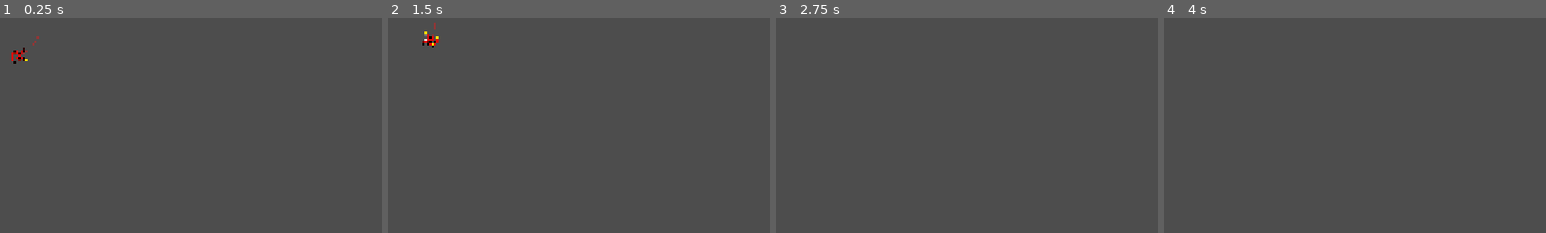
Above: before the commit, frames 1-4 (left to right).
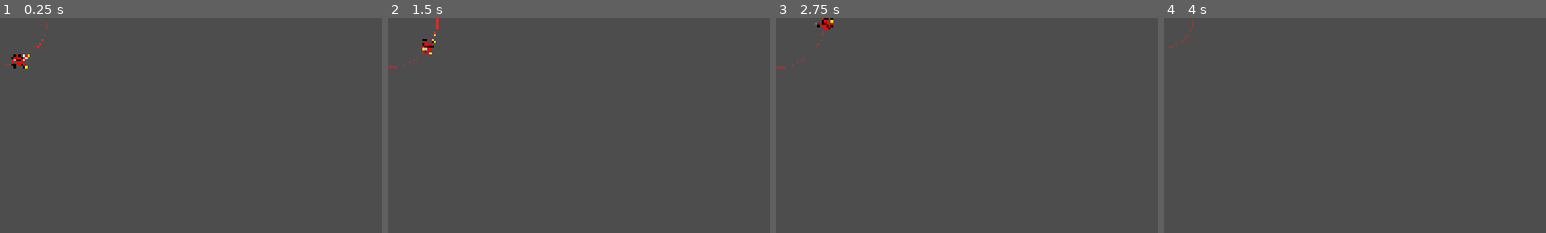
Above: after the commit, the same moments.

Repository: Silasdef/Spooky-Scary-Z
Game: Godot game, scene res://scenes/Weapons/CommunistBoomerang.tscn
Same seed, same stepped clock (60 frames per second), same inputs: the game is played once before the commit and once after it. This scene is started directly instead of the project's main scene. Sound files missing from this copy of the repository are replaced by a short silence.
Inputs (mouse positions are % of the whole screen's width and height, from its top left):
- Up to frame 1 (0.25 s): no input
- Up to frame 2 (1.5 s): tap Enter (ui_accept) at 0.5, 0.77, 1.25 s; move the mouse to (72, 45) at 0.52 s; hold Right (move_right) 0.53-1.28 s; tap Space (dash) at 0.6 s; move the mouse to (30, 55) at 1.27 s; hold Down (move_down) from 1.28 s (still down); tap E (interact) at 1.35 s
- Up to frame 3 (2.75 s): tap Enter (ui_accept) at 1.52, 2 s; move the mouse to (60, 28) at 2.02 s; release Down (move_down) at 2.03 s; hold Right (move_right) from 2.03 s (still down); tap Z at 2.1 s
- Up to frame 4 (4 s): move the mouse to (45, 70) at 2.77 s; release Right (move_right) at 2.78 s; hold Up (move_up) 2.78-3.53 s; tap Keypad Enter at 2.85 s; tap Enter (ui_accept) at 3.02, 3.5, 3.77 s; move the mouse to (80, 65) at 3.52 s; hold Left (move_left) from 3.53 s (still down); tap Q at 3.6 s
The pictures show only the part of the screen within x 0-50%, y 0-50%; the shares and areas given below are measured in that part.

The runs differ from the first frame. In frame 1, 0.4% of the frame differs, in the area x 1-13%, y 2-24%; in frame 2, 0.4%; in frame 3, 0.2%; in frame 4, less than 0.1%.

Commit message:
feat(weapons): enhance communist boomerang with multi-projectile upgrade and synergy
- Spawn multiple revolving sickles & hammers dynamically per weapon level (1 to 5)
- Grant +2 colossal orbital projectiles when Tayon passive synergy is active
- Add burning crimson and golden orbit trails for each active projectile

Diff:
--- a/scripts/Weapons/CommunistBoomerang.gd
+++ b/scripts/Weapons/CommunistBoomerang.gd
@@ -8,18 +8,18 @@
 const AUDIO_WHOOSH_PATH: String = "res://assets/audio/boomerang_whoosh.wav"
 
 # ==============================================================================
-# ÉQUILIBRAGE JAM (Boomerang Communiste : Faucille & Marteau orbitaux)
+# ÉQUILIBRAGE JAM (Boomerangs Communistes : Multi-Faucilles & Marteaux orbitaux)
 # ==============================================================================
 @export_group("Equilibrage Boomerang")
-@export var base_damage: float = 40.0             ## Dégâts infligés par tour / contact
-@export var orbit_radius: float = 120.0           ## Rayon de rotation autour du joueur
-@export var orbit_speed: float = 4.5              ## Vitesse angulaire de révolution (rad/s)
-@export var spin_speed: float = 18.0              ## Vitesse de rotation sur soi-même (rad/s)
-@export var cycle_interval: float = 2.5           ## Période entre chaque déploiement
-@export var weapon_level: int = 1                 ## Niveau de l'arme
+@export var base_damage: float = 40.0             ## Dégâts infligés par coup
+@export var orbit_radius: float = 125.0           ## Rayon de rotation de base autour du joueur
+@export var orbit_speed: float = 4.6              ## Vitesse angulaire de révolution (rad/s)
+@export var spin_speed: float = 19.0              ## Vitesse de rotation sur soi-même (rad/s)
+@export var cycle_interval: float = 2.4           ## Période de recharge entre deux déploiements
+@export var weapon_level: int = 1                 ## Niveau de l'arme (1 à 5)
 
 # Synergie passive
-var has_tayon_synergy: bool = false               ## Synergie Tayon : Rayon colossal et double projectile
+var has_tayon_synergy: bool = false               ## Synergie Tayon : Rayon colossal et projectiles supplémentaires
 
 var current_angle: float = 0.0
 var self_spin_angle: float = 0.0
@@ -28,46 +28,114 @@
 var state_timer: float = 0.0
 var hit_cooldowns: Dictionary = {}
 
-@onready var hit_area: Area2D = $HitArea
-@onready var hit_shape: CollisionShape2D = $HitArea/CollisionShape2D
-@onready var sprite: Sprite2D = $HitArea/Sprite2D
+# Données des projectiles actifs gérés dynamiquement
+# Chaque élément : { "area": Area2D, "shape": CollisionShape2D, "sprite": Sprite2D, "phase": float }
+var projectile_nodes: Array[Dictionary] = []
+
+@onready var initial_hit_area: Area2D = $HitArea
 @onready var audio_player: AudioStreamPlayer2D = $AudioStreamPlayer2D
 
 func _ready() -> void:
-	hit_area.body_entered.connect(_on_enemy_hit)
-	hit_area.area_entered.connect(_on_enemy_hit)
-
-	if ResourceLoader.exists(SPRITE_PATH) and sprite != null:
-		sprite.texture = load(SPRITE_PATH)
-		sprite.scale = Vector2(0.18, 0.18)
-
 	if ResourceLoader.exists(AUDIO_WHOOSH_PATH):
 		audio_player.stream = load(AUDIO_WHOOSH_PATH)
 
-	# Démarre le premier cycle
+	_rebuild_projectiles()
 	_start_throw()
+
+func _get_total_projectiles_count() -> int:
+	# Niveau 1 = 1, Niv 2 = 2, Niv 3 = 3, Niv 4 = 4, Niv 5 = 5
+	var count = weapon_level
+	if has_tayon_synergy:
+		count += 2 # +2 faucilles orbitales colossales avec Tayon
+	return maxi(1, count)
+
+func _rebuild_projectiles() -> void:
+	# Nettoie les anciens noeuds créés dynamiquement (sauf initial_hit_area)
+	for p in projectile_nodes:
+		var a: Area2D = p.get("area")
+		if is_instance_valid(a) and a != initial_hit_area:
+			a.queue_free()
+	projectile_nodes.clear()
+
+	var total_count = _get_total_projectiles_count()
+	var tex: Texture2D = null
+	if ResourceLoader.exists(SPRITE_PATH):
+		tex = load(SPRITE_PATH) as Texture2D
+
+	for i in range(total_count):
+		var area: Area2D = null
+		var shape_node: CollisionShape2D = null
+		var sprite_node: Sprite2D = null
+
+		if i == 0 and is_instance_valid(initial_hit_area):
+			area = initial_hit_area
+			shape_node = area.get_node_or_null("CollisionShape2D") as CollisionShape2D
+			sprite_node = area.get_node_or_null("Sprite2D") as Sprite2D
+			# S'assure que la connexion n'est pas dupliquée
+			if not area.body_entered.is_connected(_on_enemy_hit):
+				area.body_entered.connect(_on_enemy_hit)
+			if not area.area_entered.is_connected(_on_enemy_hit):
+				area.area_entered.connect(_on_enemy_hit)
+		else:
+			area = Area2D.new()
+			area.name = "BoomerangArea_%d" % i
+			area.collision_layer = 16
+			area.collision_mask = 4
+			area.body_entered.connect(_on_enemy_hit)
+			area.area_entered.connect(_on_enemy_hit)
+			add_child(area)
+
+			shape_node = CollisionShape2D.new()
+			var circle = CircleShape2D.new()
+			circle.radius = 22.0
+			shape_node.shape = circle
+			area.add_child(shape_node)
+
+			sprite_node = Sprite2D.new()
+			area.add_child(sprite_node)
+
+		if sprite_node != null and tex != null:
+			sprite_node.texture = tex
+			sprite_node.scale = Vector2(0.18, 0.18)
+
+		var phase = float(i) * (TAU / float(total_count))
+		projectile_nodes.append({
+			"area": area,
+			"shape": shape_node,
+			"sprite": sprite_node,
+			"phase": phase
+		})
+
+	_update_monitoring_and_visibility(state != 0)
+
+func _update_monitoring_and_visibility(is_active: bool) -> void:
+	visible = is_active
+	for p in projectile_nodes:
+		var a: Area2D = p.get("area")
+		if is_instance_valid(a):
+			a.monitoring = is_active
+			a.visible = is_active
 
 func _start_throw() -> void:
 	state = 1
 	state_timer = 0.0
 	current_orbit_radius = 20.0
 	hit_cooldowns.clear()
-	hit_area.monitoring = true
+	_update_monitoring_and_visibility(true)
 
 	if audio_player.stream != null:
 		audio_player.play()
 
 func _process(delta: float) -> void:
-	# Mise à jour des temps d'immunité par ennemi pour éviter le one-shot instantané
+	# Mise à jour des immunités individuelles pour éviter les multi-dégâts en 1 frame
 	for enemy in hit_cooldowns.keys():
 		hit_cooldowns[enemy] -= delta
 		if hit_cooldowns[enemy] <= 0:
 			hit_cooldowns.erase(enemy)
 
-	# Gestion des états d'orbite
-	var target_radius = orbit_radius
+	var target_radius = orbit_radius + (weapon_level - 1) * 12.0
 	if has_tayon_synergy:
-		target_radius *= 1.7 # Rayon immense grâce à l'extension Tayon
+		target_radius *= 1.6
 
 	self_spin_angle += spin_speed * delta
 	current_angle += orbit_speed * delta
@@ -75,92 +143,90 @@
 	match state:
 		0: # Attente avant prochain jet
 			state_timer += delta
-			hit_area.monitoring = false
-			visible = false
+			_update_monitoring_and_visibility(false)
 			if state_timer >= cycle_interval:
 				_start_throw()
-				visible = true
 		1: # Expansion vers le rayon d'orbite
-			current_orbit_radius = move_toward(current_orbit_radius, target_radius, 350.0 * delta)
+			current_orbit_radius = move_toward(current_orbit_radius, target_radius, 400.0 * delta)
 			if current_orbit_radius >= target_radius:
 				state = 2
 				state_timer = 0.0
 		2: # Révolution soutenue autour du joueur
 			state_timer += delta
-			var active_duration = 3.5 + (weapon_level - 1) * 0.5
+			var active_duration = 3.6 + (weapon_level - 1) * 0.6
 			if state_timer >= active_duration:
 				state = 3
 		3: # Rétraction / Retour vers le joueur
-			current_orbit_radius = move_toward(current_orbit_radius, 0.0, 400.0 * delta)
-			if current_orbit_radius <= 15.0:
+			current_orbit_radius = move_toward(current_orbit_radius, 0.0, 440.0 * delta)
+			if current_orbit_radius <= 16.0:
 				state = 0
 				state_timer = 0.0
-				hit_area.monitoring = false
-				visible = false
-
-	# Positionnement orbital relatif au joueur (noeud parent)
-	var offset = Vector2(cos(current_angle), sin(current_angle)) * current_orbit_radius
-	hit_area.position = offset
-	if sprite != null:
-		sprite.rotation = self_spin_angle
+				_update_monitoring_and_visibility(false)
+
+	# Positionnement physique de chaque boomerang en orbite
+	var total_count = projectile_nodes.size()
+	for i in range(total_count):
+		var p = projectile_nodes[i]
+		var a: Area2D = p.get("area")
+		var s: Sprite2D = p.get("sprite")
+		var phase: float = p.get("phase")
+
+		if is_instance_valid(a):
+			var p_angle = current_angle + phase
+			var offset = Vector2(cos(p_angle), sin(p_angle)) * current_orbit_radius
+			a.position = offset
+			if is_instance_valid(s):
+				s.rotation = self_spin_angle + float(i) * 1.2
+				# Léger grossissement avec le niveau
+				var sc = 0.18 + (weapon_level - 1) * 0.015
+				s.scale = Vector2(sc, sc)
+
 	queue_redraw()
 
 func _draw() -> void:
-	if state == 0 or not visible:
+	if state == 0 or not visible or projectile_nodes.is_empty():
 		return
 
-	var center = hit_area.position
-	var gold = Color(1.0, 0.85, 0.1)
-	var red = Color(0.9, 0.15, 0.15)
-
-	# Anneau / traînée orbitale rougeoyante
-	draw_arc(Vector2.ZERO, current_orbit_radius, current_angle - 0.7, current_angle, 12, Color(0.9, 0.1, 0.1, 0.45), 2.5)
-
-	# Si le sprite officiel est chargé, on ne dessine pas les formes procédurales
-	if sprite != null and sprite.texture != null:
-		if has_tayon_synergy:
-			var opp_center = -hit_area.position
-			draw_circle(opp_center, 6.0, Color(1.0, 0.85, 0.1))
-			draw_arc(opp_center, 12.0, -self_spin_angle, -self_spin_angle + 2.8, 10, Color(0.9, 0.15, 0.15), 3.0)
-		return
-
-	# Faucille dorée
-	draw_arc(center, 12.0, self_spin_angle, self_spin_angle + 2.8, 10, gold, 3.5)
-	# Manche de faucille
-	var handle_end = center + Vector2.from_angle(self_spin_angle + 3.1) * 16.0
-	draw_line(center, handle_end, Color(0.5, 0.25, 0.1), 3.0)
-
-	# Marteau croisé
-	var hammer_dir = Vector2.from_angle(self_spin_angle + 1.2)
-	var hammer_head = center + hammer_dir * 14.0
-	draw_line(center - hammer_dir * 8.0, hammer_head, Color(0.5, 0.25, 0.1), 3.0)
-	# Tête du marteau
-	var perp = hammer_dir.orthogonal() * 6.0
-	draw_line(hammer_head - perp, hammer_head + perp, gold, 4.5)
-
-	# Étoile centrale ou orbe rouge
-	draw_circle(center, 4.0, red)
-
-	# Si synergie Tayon active : on dessine un deuxième projectile en opposition (180°)
-	if has_tayon_synergy:
-		var opp_center = -hit_area.position
-		draw_circle(opp_center, 6.0, gold)
-		draw_arc(opp_center, 12.0, -self_spin_angle, -self_spin_angle + 2.8, 10, red, 3.0)
+	var gold = Color(1.0, 0.85, 0.15)
+	var red = Color(0.95, 0.15, 0.15)
+
+	# 1. Anneau d'énergie orbitale rouge
+	var ring_alpha = 0.28 + (weapon_level - 1) * 0.06
+	draw_arc(Vector2.ZERO, current_orbit_radius, 0.0, TAU, 36, Color(red.r, red.g, red.b, ring_alpha), 2.5)
+
+	# 2. Sillage et traînées de feu pour CHAQUE boomerang en rotation
+	for p in projectile_nodes:
+		var phase: float = p.get("phase")
+		var p_angle = current_angle + phase
+
+		# Traînée externe rougeoyante
+		draw_arc(Vector2.ZERO, current_orbit_radius, p_angle - 0.75, p_angle, 8, Color(red.r, red.g, red.b, 0.65), 3.5)
+		# Cœur doré incisif
+		draw_arc(Vector2.ZERO, current_orbit_radius, p_angle - 0.35, p_angle, 6, Color(gold.r, gold.g, gold.b, 0.9), 2.0)
+
+		# Si le sprite officiel n'est pas chargé, on dessine le fallback procédural
+		var s: Sprite2D = p.get("sprite")
+		if s == null or s.texture == null:
+			var center = Vector2(cos(p_angle), sin(p_angle)) * current_orbit_radius
+			draw_circle(center, 5.0, red)
+			draw_arc(center, 12.0, self_spin_angle, self_spin_angle + 2.8, 8, gold, 3.5)
 
 func _on_enemy_hit(target: Node2D) -> void:
 	if target in hit_cooldowns:
 		return
 
 	if target.is_in_group("enemies") and target.has_method("take_damage"):
-		var effective_dmg = base_damage * (1.0 + (weapon_level - 1) * 0.2)
+		var effective_dmg = base_damage * (1.0 + (weapon_level - 1) * 0.25)
 		if has_tayon_synergy:
-			effective_dmg *= 1.35
+			effective_dmg *= 1.4
 
 		target.take_damage(effective_dmg)
-		hit_cooldowns[target] = 0.35 # Ne retouche pas le même ennemi avant 0.35s
+		hit_cooldowns[target] = 0.30 # Immunité temporaire de 0.3s par cible
 
 func upgrade() -> void:
 	weapon_level += 1
+	_rebuild_projectiles()
 
 func set_tayon_synergy(enabled: bool) -> void:
 	has_tayon_synergy = enabled
+	_rebuild_projectiles()
